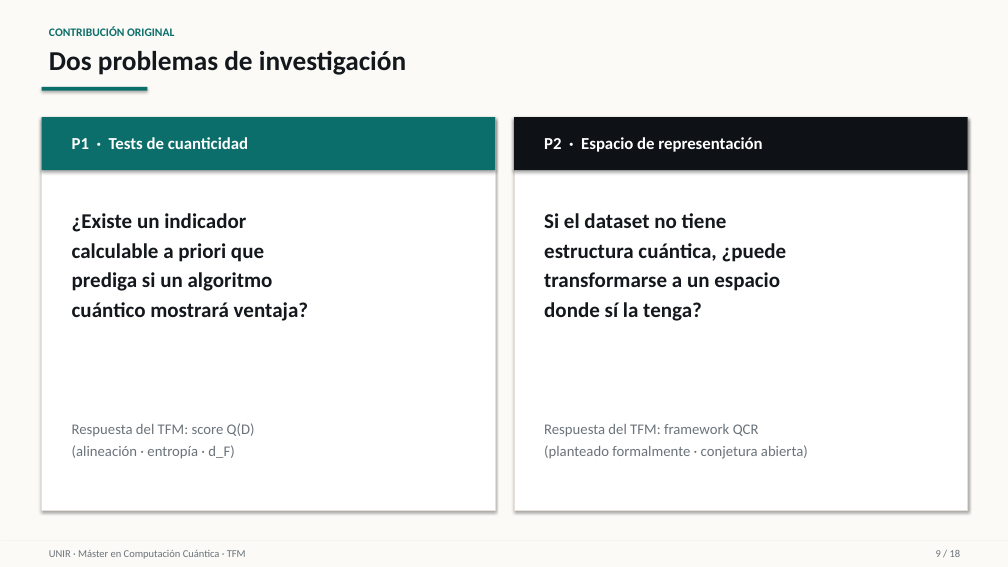
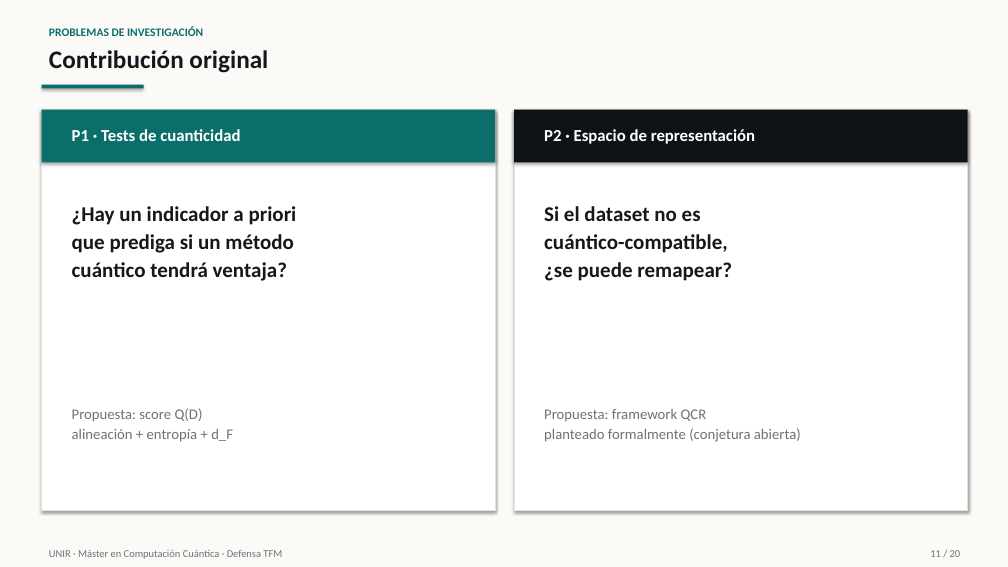
Before and after one commit to juandapradam12/OldUNIR-MasterQC-QuantumAdvantageInDataScienceOld, a slide deck: slide 11 of Entregas/Defensa/Defensa_TFM_QuantumAdvantage.pptx (slide 9 before the commit). Drawn at 1008x567 pixels with LibreOffice and Linux fonts; fonts in the diff are those of the drawing. Boxes give left, top, right and bottom in pixels: in the first picture for what was removed or moved away, otherwise in the second. Text is boxed around its words. In the diff, an @@ line names an element or a change of style, - is before the commit and + after.

```diff
--- a/Entregas/Defensa/Defensa_TFM_QuantumAdvantage.pptx
+++ b/Entregas/Defensa/Defensa_TFM_QuantumAdvantage.pptx
@@ text at bbox=[49, 26, 203, 36]: text changed; size 26 to 11 pt; text colour #14181C to #0B6E6A @@
-Dos problemas de investigación
+PROBLEMAS DE INVESTIGACIÓN
@@ text at bbox=[49, 50, 268, 73]: text changed; size 11 to 24 pt; text colour #0B6E6A to #14181C @@
-CONTRIBUCIÓN ORIGINAL
+Contribución original
@@ rectangle: place and size @@
-rectangle at bbox=[42, 117, 495, 510]
+rectangle at bbox=[42, 110, 495, 510]
@@ rectangle: place and size @@
-rectangle at bbox=[42, 117, 495, 170]
+rectangle at bbox=[42, 110, 495, 163]
@@ rectangle: place and size @@
-rectangle at bbox=[514, 117, 968, 510]
+rectangle at bbox=[514, 110, 968, 510]
@@ rectangle: place and size @@
-rectangle at bbox=[514, 117, 968, 170]
+rectangle at bbox=[514, 110, 968, 163]
@@ text "P1 · Tests de cuanticidad": place and size @@
-text "P1 · Tests de cuanticidad" at bbox=[72, 137, 248, 149]
+text "P1 · Tests de cuanticidad" at bbox=[72, 129, 240, 141]
@@ text "P1 · Tests de cuanticidad" at bbox=[72, 129, 240, 141]: less space between paragraphs @@
@@ text "P2 · Espacio de representación": place and size @@
-text "P2 · Espacio de representación" at bbox=[544, 137, 762, 152]
+text "P2 · Espacio de representación" at bbox=[544, 129, 755, 144]
@@ text "P2 · Espacio de representación" at bbox=[544, 129, 755, 144]: less space between paragraphs @@
@@ text at bbox=[72, 206, 297, 281]: text changed @@
-¿Existe un indicador
-calculable a priori que
-prediga si un algoritmo
-cuántico mostrará ventaja?
+¿Hay un indicador a priori
+que prediga si un método
+cuántico tendrá ventaja?
@@ text at bbox=[544, 206, 732, 281]: text changed @@
-Si el dataset no tiene
-estructura cuántica, ¿puede
-transformarse a un espacio
-donde sí la tenga?
+Si el dataset no es
+cuántico-compatible,
+¿se puede remapear?
@@ text at bbox=[72, 408, 233, 442]: text changed @@
-Respuesta del TFM: score Q(D)
-(alineación · entropía · d_F)
+Propuesta: score Q(D)
+alineación + entropía + d_F
@@ text at bbox=[544, 409, 801, 442]: text changed @@
-Respuesta del TFM: framework QCR
-(planteado formalmente · conjetura abierta)
+Propuesta: framework QCR
+planteado formalmente (conjetura abierta)
@@ rectangle removed at bbox=[0, 541, 1008, 567] @@
@@ text at bbox=[49, 550, 282, 559]: text changed @@
-UNIR · Máster en Computación Cuántica · TFM
+UNIR · Máster en Computación Cuántica · Defensa TFM
@@ text at bbox=[930, 550, 961, 557]: text changed @@
-9 / 18
+11 / 20
```
Also in this commit, not shown: 11 other slides changed, 8 slides added, 6 slides removed, 1 other file.
